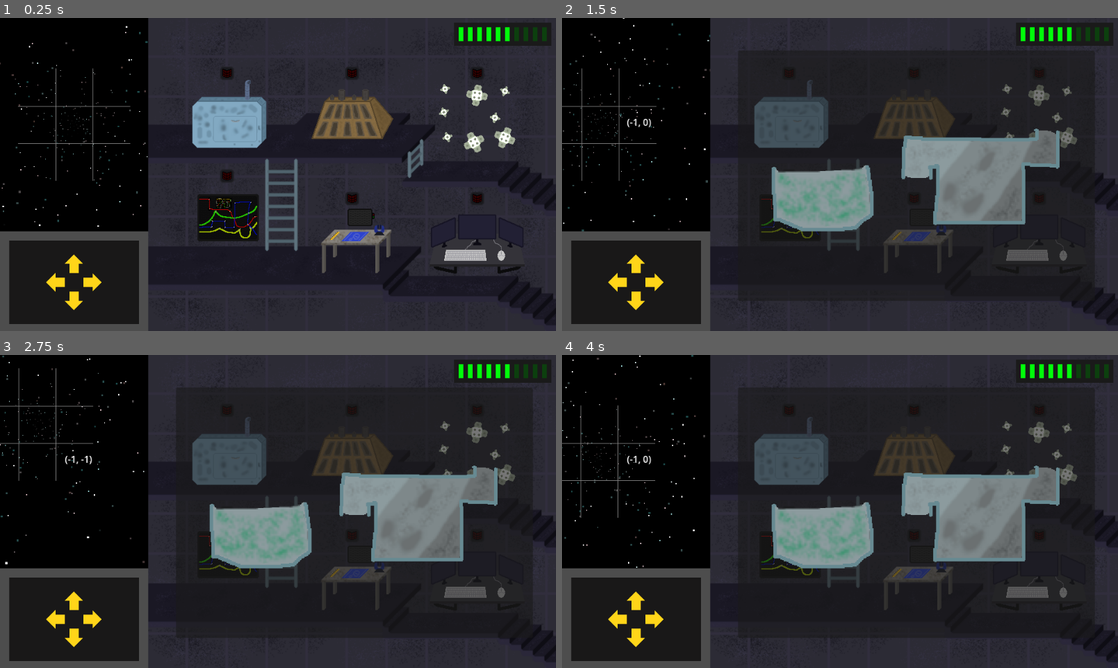
Above: before the commit, frames 1-4 (two rows, left to right).
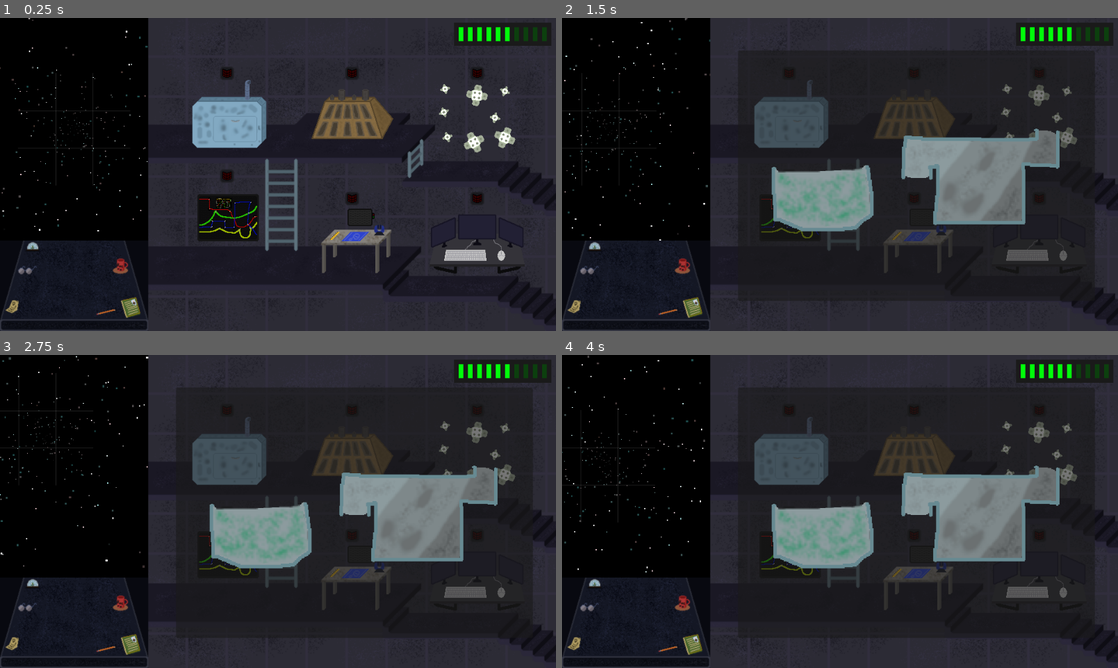
Above: after the commit, the same moments.

Repository: kedalovo/-SG-Spaceship-Management
Game: Godot game, scene res://Game Scene/Game.tscn
Same seed, same stepped clock (60 frames per second), same inputs: the game is played once before the commit and once after it.
Inputs (mouse positions are in pixels of both pictures, inside the frame that each line leads up to):
- Up to frame 1 (0.25 s): no input
- Up to frame 2 (1.5 s): click (789, 115) at 0.52 s; move the mouse to (962, 158) at 1.27 s; hold Right (right) from 1.28 s (still down); hold ` (test) from 1.28 s (still down); click (962, 158) at 1.42 s
- Up to frame 3 (2.75 s): move the mouse to (166, 527) at 2.02 s; release Right (right) at 2.03 s; release ` (test) at 2.03 s; hold Down (down) from 2.03 s (still down); tap Space (test1) at 2.1 s
- Up to frame 4 (4 s): move the mouse to (895, 442) at 2.77 s; release Down (down) at 2.78 s; hold Right (right) 2.78-3.53 s; hold ` (test) 2.78-3.53 s; move the mouse to (812, 574) at 3.52 s; hold Up (up) from 3.53 s (still down); tap Space (test1) at 3.6 s; click (812, 574) at 3.67 s

The runs differ from the first frame. In frame 1, 3.8% of the frame differs, in the area x 0-27%, y 0-100%; in frame 2, 3.9%; in frame 3, 3.9%; in frame 4, 3.9%.

Commit message:
Added cabin node and cabin controls art. Made space move in parallax manner.

Diff:
--- /dev/null
+++ b/Cabin/cabin.gd
@@ -0,0 +1 @@
+extends Node2D
--- a/Game Scene/Game.tscn
+++ b/Game Scene/Game.tscn
@@ -1,10 +1,12 @@
-[gd_scene load_steps=41 format=3 uid="uid://dr0fafp1u36yj"]
+[gd_scene load_steps=43 format=3 uid="uid://dr0fafp1u36yj"]
 
 [ext_resource type="Script" path="res://Game Scene/game.gd" id="1_t00el"]
 [ext_resource type="Texture2D" uid="uid://dmcht1gqpy4v3" path="res://Systems/Life Support/Assets/Life Support.png" id="2_3bjf3"]
+[ext_resource type="Script" path="res://Cabin/cabin.gd" id="2_esnsn"]
 [ext_resource type="Texture2D" uid="uid://c6wdksyljuwx5" path="res://Systems/Systems Background.png" id="2_idqil"]
 [ext_resource type="Texture2D" uid="uid://crc0xix75leon" path="res://Systems/Life Support/Assets/Life Support outline.png" id="3_hjlia"]
 [ext_resource type="Script" path="res://Systems/system_visual.gd" id="3_kjvah"]
+[ext_resource type="Texture2D" uid="uid://di126eprnvoei" path="res://Cabin/Cabin controls.png" id="4_ev5uv"]
 [ext_resource type="Texture2D" uid="uid://ssmcw3sgvd41" path="res://Systems/Engines/Assets/Engines.png" id="4_jxdcm"]
 [ext_resource type="Texture2D" uid="uid://cmrd1b8glluvk" path="res://Systems/Warning light spritesheet.png" id="4_lunap"]
 [ext_resource type="Texture2D" uid="uid://brae5e5l23kpa" path="res://Systems/Engines/Assets/Engines Outline.png" id="5_6eb6w"]
@@ -164,49 +166,30 @@
 [node name="Camera2D" type="Camera2D" parent="."]
 anchor_mode = 0
 
-[node name="Sprite2D" type="Sprite2D" parent="."]
+[node name="Cabin" type="Node2D" parent="."]
+script = ExtResource("2_esnsn")
+
+[node name="SubViewportContainer2" type="SubViewportContainer" parent="Cabin"]
+offset_right = 256.0
+offset_bottom = 384.0
+
+[node name="SubViewport" type="SubViewport" parent="Cabin/SubViewportContainer2"]
+handle_input_locally = false
+size = Vector2i(256, 384)
+render_target_update_mode = 4
+
+[node name="Space" parent="Cabin/SubViewportContainer2/SubViewport" instance=ExtResource("24_qmju5")]
+
+[node name="Controls" type="Node2D" parent="Cabin"]
+position = Vector2(0, 384)
+
+[node name="Sprite2D" type="Sprite2D" parent="Cabin/Controls"]
+texture = ExtResource("4_ev5uv")
+centered = false
+
+[node name="Systems Background" type="Sprite2D" parent="."]
 position = Vector2(608, 270)
 texture = ExtResource("2_idqil")
-
-[node name="CabinColorRect" type="ColorRect" parent="."]
-offset_left = 16.0
-offset_top = 16.0
-offset_right = 240.0
-offset_bottom = 368.0
-color = Color(0.0107422, 0.0170364, 0.171875, 1)
-
-[node name="ShipControlsColorRect" type="ColorRect" parent="."]
-offset_left = 16.0
-offset_top = 384.0
-offset_right = 240.0
-offset_bottom = 528.0
-color = Color(0.0976563, 0.0953674, 0.0953674, 1)
-
-[node name="Arrows" type="Node2D" parent="ShipControlsColorRect"]
-position = Vector2(112, 72)
-
-[node name="Arrow" type="Polygon2D" parent="ShipControlsColorRect/Arrows"]
-position = Vector2(0, -16)
-color = Color(1, 0.838562, 0.101563, 1)
-polygon = PackedVector2Array(-8, 0, -8, -16, -16, -16, 0, -32, 16, -16, 8, -16, 8, 0)
-
-[node name="Arrow2" type="Polygon2D" parent="ShipControlsColorRect/Arrows"]
-position = Vector2(16, 0)
-rotation = 1.57079
-color = Color(1, 0.838562, 0.101563, 1)
-polygon = PackedVector2Array(-8, 0, -8, -16, -16, -16, 0, -32, 16, -16, 8, -16, 8, 0)
-
-[node name="Arrow3" type="Polygon2D" parent="ShipControlsColorRect/Arrows"]
-position = Vector2(0, 16)
-rotation = -3.14159
-color = Color(1, 0.838562, 0.101563, 1)
-polygon = PackedVector2Array(-8, 0, -8, -16, -16, -16, 0, -32, 16, -16, 8, -16, 8, 0)
-
-[node name="Arrow4" type="Polygon2D" parent="ShipControlsColorRect/Arrows"]
-position = Vector2(-16, 0)
-rotation = -1.57079
-color = Color(1, 0.838562, 0.101563, 1)
-polygon = PackedVector2Array(-8, 0, -8, -16, -16, -16, 0, -32, 16, -16, 8, -16, 8, 0)
 
 [node name="Systems Sprites" type="Node2D" parent="."]
 position = Vector2(608, 280)
@@ -524,17 +507,6 @@
 
 [node name="Computer System" parent="SubViewportContainer/SubViewport" instance=ExtResource("20_1h5sm")]
 visible = false
-
-[node name="SubViewportContainer2" type="SubViewportContainer" parent="."]
-offset_right = 256.0
-offset_bottom = 384.0
-
-[node name="SubViewport" type="SubViewport" parent="SubViewportContainer2"]
-handle_input_locally = false
-size = Vector2i(256, 368)
-render_target_update_mode = 4
-
-[node name="Space" parent="SubViewportContainer2/SubViewport" instance=ExtResource("24_qmju5")]
 
 [connection signal="system_pressed" from="Systems Sprites/LifeSupportSprite" to="." method="_on_system_sprite_pressed"]
 [connection signal="mouse_entered" from="Systems Sprites/LifeSupportSprite/Button" to="Systems Sprites/LifeSupportSprite" method="_on_button_mouse_entered"]
--- a/Game Scene/game.gd
+++ b/Game Scene/game.gd
@@ -11,7 +11,8 @@
 @onready var system_container: Control = $"System Container"
 @onready var sub_viewport_container: SubViewportContainer = $SubViewportContainer
 
-@onready var space: Node2D = $SubViewportContainer2/SubViewport/Space
+@onready var cabin: Node2D = $Cabin
+@onready var space: Node2D = $Cabin/SubViewportContainer2/SubViewport/Space
 
 @onready var systems: Array[system] = [
 	life_support_system, engines_system, hull_system,
--- a/Space/space.gd
+++ b/Space/space.gd
@@ -1,8 +1,10 @@
 extends Node2D
 
 
-@onready var pos_label: Label = $PosLabel
 @onready var particles: Node2D = $Particles
+@onready var far_particles: GPUParticles2D = $"Particles/Far Particles"
+@onready var middle_particles: GPUParticles2D = $"Particles/Middle Particles"
+@onready var close_particles: GPUParticles2D = $"Particles/Close Particles"
 @onready var grid: Node2D = $Grid
 
 const MIDDLE_POSITION: Vector2 = Vector2(128, 192)
@@ -22,38 +24,53 @@
 		Vector2.UP:
 			if current_pos.y >= 0:
 				current_pos.y -= 1
-				var new_pos := MIDDLE_POSITION.y + current_pos.y * 64
-				tween.tween_property(particles, "position:y", new_pos, TWEEN_TIME).set_trans(Tween.TRANS_CUBIC).set_ease(Tween.EASE_OUT)
+				var new_pos := current_pos.y * 64
+				var new_pos_mid := current_pos.y * 48
+				var new_pos_close := current_pos.y * 32
 				tween.set_parallel()
-				tween.tween_property(grid, "position:y", new_pos, TWEEN_TIME).set_trans(Tween.TRANS_CUBIC).set_ease(Tween.EASE_OUT)
+				tween.tween_property(far_particles, "position:y", new_pos, TWEEN_TIME).set_trans(Tween.TRANS_CUBIC).set_ease(Tween.EASE_OUT)
+				tween.tween_property(middle_particles, "position:y", new_pos_mid, TWEEN_TIME).set_trans(Tween.TRANS_CUBIC).set_ease(Tween.EASE_OUT)
+				tween.tween_property(close_particles, "position:y", new_pos_close, TWEEN_TIME).set_trans(Tween.TRANS_CUBIC).set_ease(Tween.EASE_OUT)
+				tween.tween_property(grid, "position:y", MIDDLE_POSITION.y + new_pos, TWEEN_TIME).set_trans(Tween.TRANS_CUBIC).set_ease(Tween.EASE_OUT)
 				is_set = true
 		Vector2.DOWN:
 			if current_pos.y <= 0:
 				current_pos.y += 1
-				var new_pos := MIDDLE_POSITION.y + current_pos.y * 64
-				tween.tween_property(particles, "position:y", new_pos, TWEEN_TIME).set_trans(Tween.TRANS_CUBIC).set_ease(Tween.EASE_OUT)
+				var new_pos := current_pos.y * 64
+				var new_pos_mid := current_pos.y * 48
+				var new_pos_close := current_pos.y * 32
 				tween.set_parallel()
-				tween.tween_property(grid, "position:y", new_pos, TWEEN_TIME).set_trans(Tween.TRANS_CUBIC).set_ease(Tween.EASE_OUT)
+				tween.tween_property(far_particles, "position:y", new_pos, TWEEN_TIME).set_trans(Tween.TRANS_CUBIC).set_ease(Tween.EASE_OUT)
+				tween.tween_property(middle_particles, "position:y", new_pos_mid, TWEEN_TIME).set_trans(Tween.TRANS_CUBIC).set_ease(Tween.EASE_OUT)
+				tween.tween_property(close_particles, "position:y", new_pos_close, TWEEN_TIME).set_trans(Tween.TRANS_CUBIC).set_ease(Tween.EASE_OUT)
+				tween.tween_property(grid, "position:y", MIDDLE_POSITION.y + new_pos, TWEEN_TIME).set_trans(Tween.TRANS_CUBIC).set_ease(Tween.EASE_OUT)
 				is_set = true
 		Vector2.LEFT:
 			if current_pos.x >= 0:
 				current_pos.x -= 1
-				var new_pos := MIDDLE_POSITION.x + current_pos.x * 64
-				tween.tween_property(particles, "position:x", new_pos, TWEEN_TIME).set_trans(Tween.TRANS_CUBIC).set_ease(Tween.EASE_OUT)
+				var new_pos := current_pos.x * 64
+				var new_pos_mid := current_pos.x * 48
+				var new_pos_close := current_pos.x * 32
 				tween.set_parallel()
-				tween.tween_property(grid, "position:x", new_pos, TWEEN_TIME).set_trans(Tween.TRANS_CUBIC).set_ease(Tween.EASE_OUT)
+				tween.tween_property(far_particles, "position:x", new_pos, TWEEN_TIME).set_trans(Tween.TRANS_CUBIC).set_ease(Tween.EASE_OUT)
+				tween.tween_property(middle_particles, "position:x", new_pos_mid, TWEEN_TIME).set_trans(Tween.TRANS_CUBIC).set_ease(Tween.EASE_OUT)
+				tween.tween_property(close_particles, "position:x", new_pos_close, TWEEN_TIME).set_trans(Tween.TRANS_CUBIC).set_ease(Tween.EASE_OUT)
+				tween.tween_property(grid, "position:x", MIDDLE_POSITION.x + new_pos, TWEEN_TIME).set_trans(Tween.TRANS_CUBIC).set_ease(Tween.EASE_OUT)
 				is_set = true
 		Vector2.RIGHT:
 			if current_pos.x <= 0:
 				current_pos.x += 1
-				var new_pos := MIDDLE_POSITION.x + current_pos.x * 64
-				tween.tween_property(particles, "position:x", new_pos, TWEEN_TIME).set_trans(Tween.TRANS_CUBIC).set_ease(Tween.EASE_OUT)
+				var new_pos := current_pos.x * 64
+				var new_pos_mid := current_pos.x * 48
+				var new_pos_close := current_pos.x * 32
 				tween.set_parallel()
-				tween.tween_property(grid, "position:x", new_pos, TWEEN_TIME).set_trans(Tween.TRANS_CUBIC).set_ease(Tween.EASE_OUT)
+				tween.tween_property(far_particles, "position:x", new_pos, TWEEN_TIME).set_trans(Tween.TRANS_CUBIC).set_ease(Tween.EASE_OUT)
+				tween.tween_property(middle_particles, "position:x", new_pos_mid, TWEEN_TIME).set_trans(Tween.TRANS_CUBIC).set_ease(Tween.EASE_OUT)
+				tween.tween_property(close_particles, "position:x", new_pos_close, TWEEN_TIME).set_trans(Tween.TRANS_CUBIC).set_ease(Tween.EASE_OUT)
+				tween.tween_property(grid, "position:x", MIDDLE_POSITION.x + new_pos, TWEEN_TIME).set_trans(Tween.TRANS_CUBIC).set_ease(Tween.EASE_OUT)
 				is_set = true
 	if is_set:
 		tween.tween_callback(func(): is_moving = false).set_delay(TWEEN_TIME-0.1)
 		is_moving = true
-		pos_label.text = str(current_pos)
 	else:
 		tween.kill()
--- a/Space/space.tscn
+++ b/Space/space.tscn
@@ -138,6 +138,7 @@
 position = Vector2(128, 192)
 
 [node name="Grid" type="Node2D" parent="."]
+modulate = Color(1, 1, 1, 0.27451)
 position = Vector2(128, 192)
 
 [node name="HSeparator" type="HSeparator" parent="Grid"]
@@ -163,9 +164,3 @@
 offset_top = -96.0
 offset_right = 48.0
 offset_bottom = 96.0
-
-[node name="PosLabel" type="Label" parent="."]
-offset_left = 112.0
-offset_top = 176.0
-offset_right = 152.0
-offset_bottom = 199.0
Binary file added: Cabin/Cabin controls.png
Not shown, added: Cabin/Cabin controls.png.import
